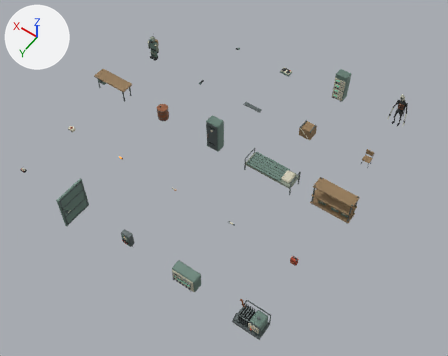
Renders of the Blender file art-source/station_assets.blend from each side of a commit.
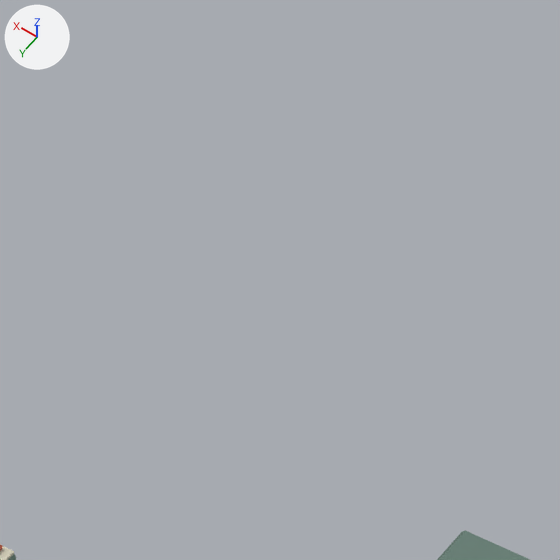
The first picture shows the older version from a 50 mm lens placed at (-6.7, 11.7, 28.3), pointed at (6.8, -7.2, -1.4). The close-ups show the older and then the newer version on the part from 65% to 78% of the width and 3% to 20% of the height of that picture. Only the edits that show in the close-ups are written down. Arrows for +X, +Y and +Z are at upper left; the lights stay in place.

Names of what the first close-up shows: 'radio_rack' and 1 more.
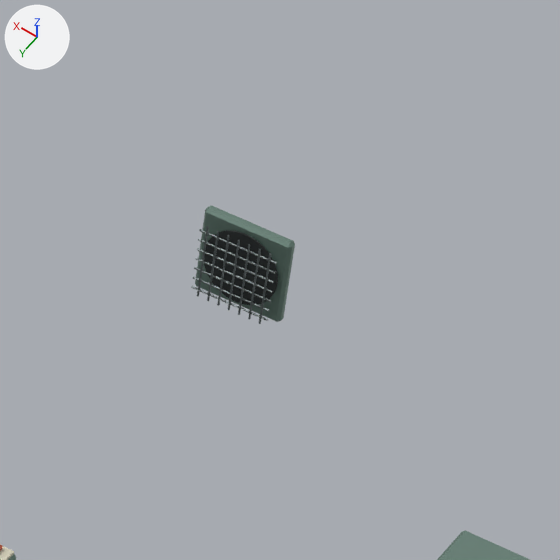
The edits, one by one:
Mesh me_cone_192 is new.
It has 240 vertices, 164 faces and spans x -0.375..0.375, y -0.375..0.375, z -0.085..0.128.
Faces by material slot: [26, 26, 112].
It uses material mat_black (dark grey #2a3030).
It uses material mat_enamel (greyish green #6f897e).
It uses material mat_steel (grey #6c7676).
Object 'fan_housing' (ob_fan_housing) is new; it shows me_cone_192.
Its location is (8.0, -20.0, 0.0).
Its rotation in degrees is (-90, -180, 0).

Boxes (x1, y1, x2, y2) around the edits, measured in the close-ups (560 x 560 px):
'fan_housing', added
    after: (191, 205, 295, 324)
    faces in mat_enamel (greyish green #6f897e): (195, 205, 295, 322)
    faces in mat_black (dark grey #2a3030): (204, 230, 278, 305)
    faces in mat_steel (grey #6c7676): (191, 226, 277, 324)
